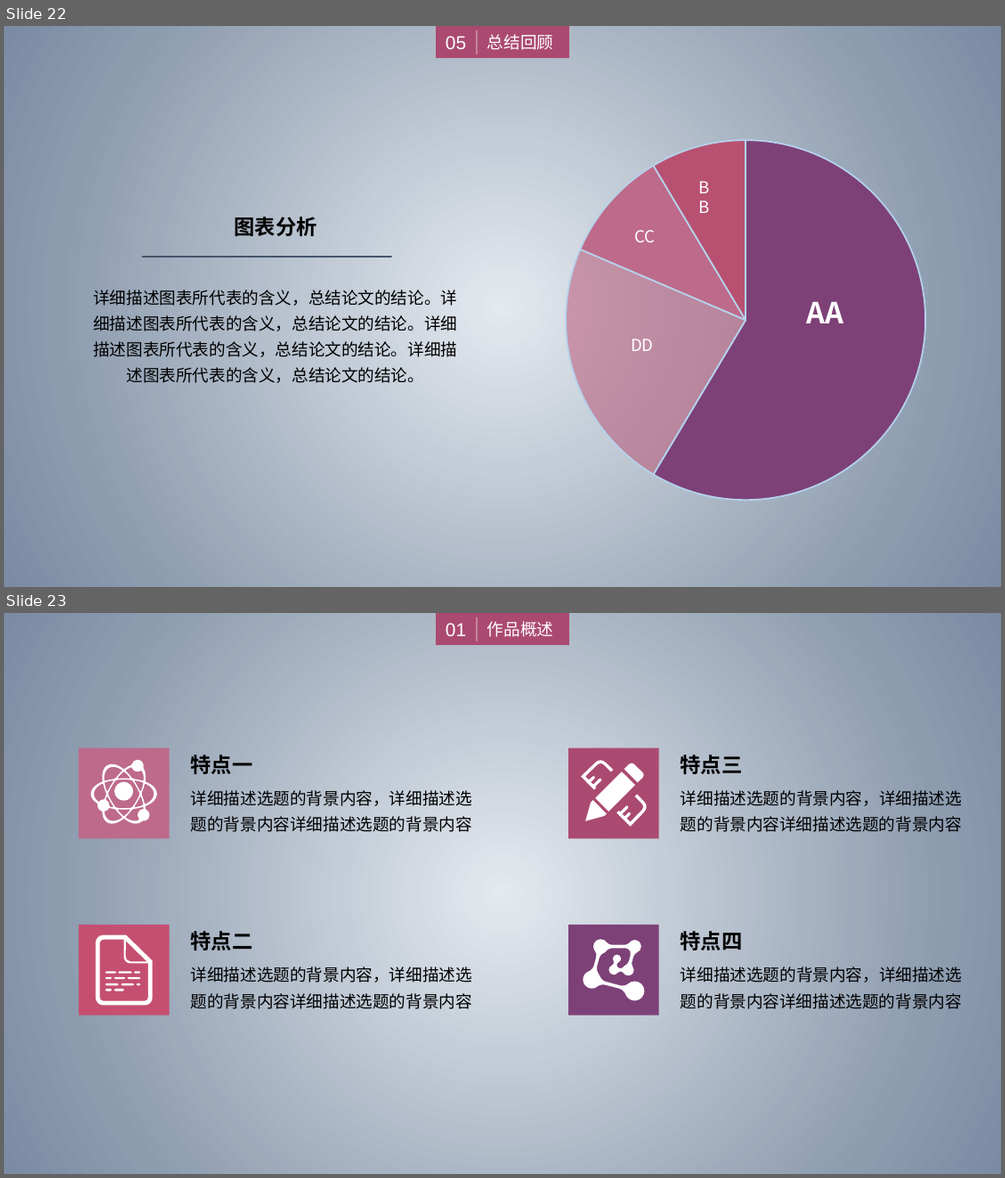
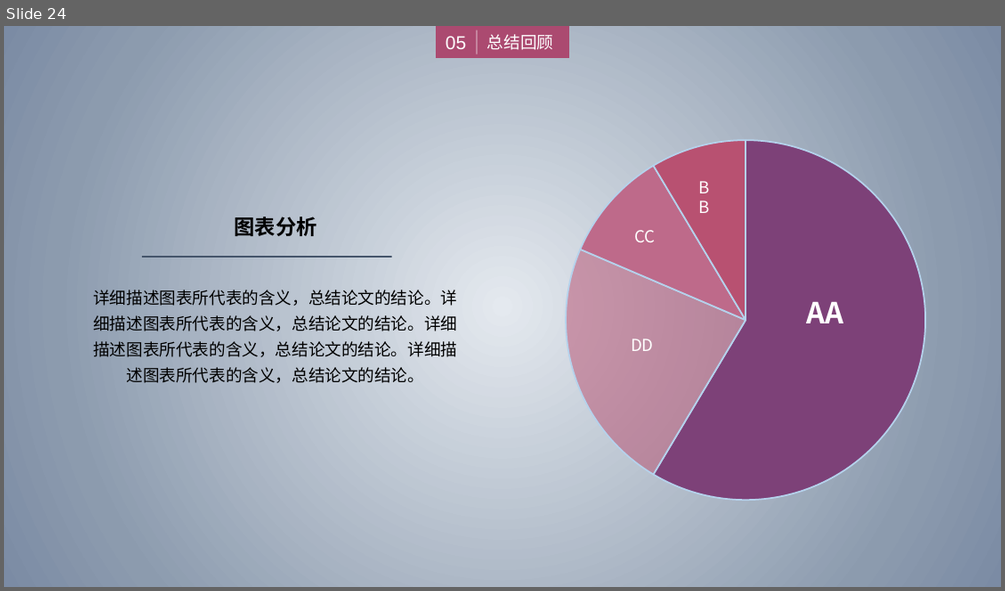
Before and after one commit to zhuangzhuang131419/McGill, a slide deck: COMP396/Presentation.pptx. Shown one above the other, each under a label of ours: slides 22 and 23 before the commit, slide 24 after it. The pictures are 1005x1178 and 1005x591 pixels, drawn with LibreOffice and Linux fonts; fonts in the diff are those of the drawing. Boxes give left, top, right and bottom in pixels: in the first picture for what was removed or moved away, otherwise in the second. Text is boxed around its words. In the diff, an @@ line names an element or a change of style, - is before the commit and + after.

```diff
--- a/COMP396/Presentation.pptx
+++ b/COMP396/Presentation.pptx
@@ slide 23 removed at box(4, 613, 1001, 1174), background gradient #E4E9EF to #8C9BAE to #7B8BA4 @@
@@ group removed at box(437, 613, 568, 644): 2 texts, 1 rectangle, 1 line @@
-作品概述
-01
@@ rectangle removed at box(79, 748, 170, 839) @@
@@ freeform shape removed at box(87, 759, 161, 827) @@
@@ text removed at box(190, 755, 252, 774) @@
-特点一
@@ text removed at box(680, 755, 742, 774) @@
-特点三
@@ freeform shape removed at box(114, 782, 133, 801) @@
@@ text removed at box(191, 790, 472, 832) @@
-详细描述选题的背景内容，详细描述选题的背景内容详细描述选题的背景内容
@@ text removed at box(680, 790, 962, 835) @@
-详细描述选题的背景内容，详细描述选题的背景内容详细描述选题的背景内容
@@ group removed at box(568, 748, 659, 839): 9 freeform shapes, 1 rectangle @@
@@ text removed at box(190, 931, 252, 950) @@
-特点二
@@ rectangle removed at box(568, 925, 659, 1015) @@
@@ text removed at box(680, 931, 742, 950) @@
-特点四
@@ group removed at box(79, 925, 170, 1015): 13 freeform shapes, 1 rectangle @@
@@ freeform shape removed at box(582, 939, 644, 1000) @@
@@ text removed at box(191, 966, 472, 1009) @@
-详细描述选题的背景内容，详细描述选题的背景内容详细描述选题的背景内容
@@ text removed at box(680, 964, 962, 1009) @@
-详细描述选题的背景内容，详细描述选题的背景内容详细描述选题的背景内容
@@ what was slide 22 is now slide 24 @@
```
Also in this commit, not shown: 6 slides changed, 2 slides added.
